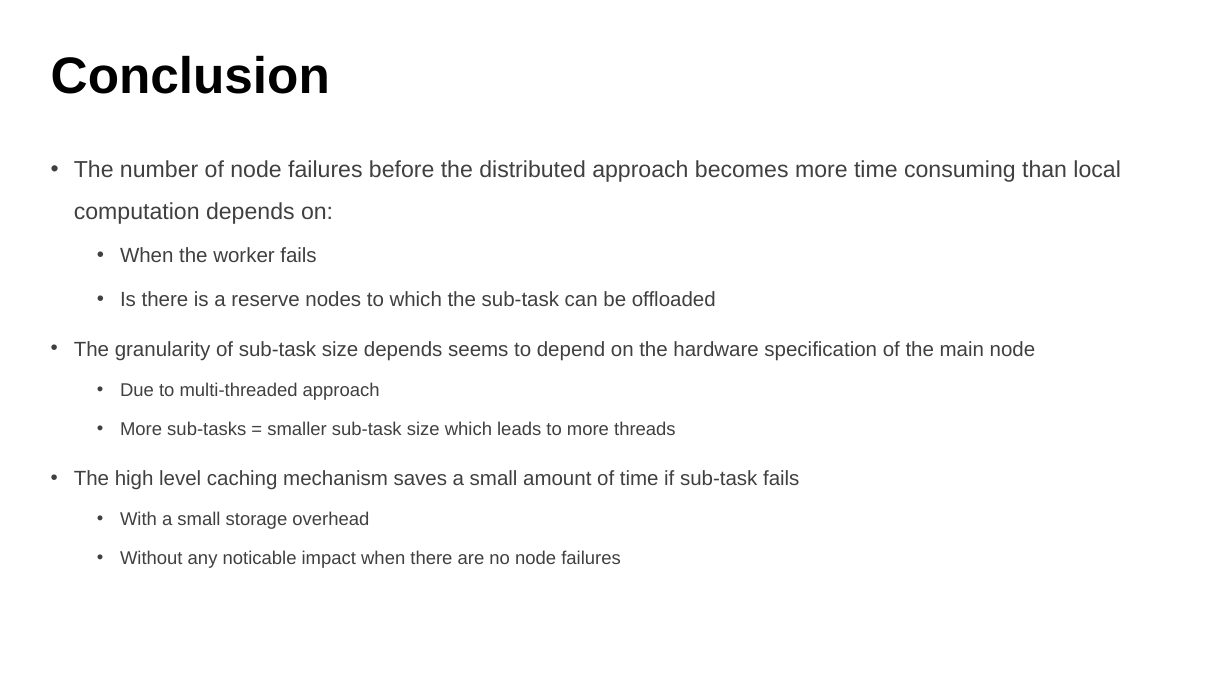
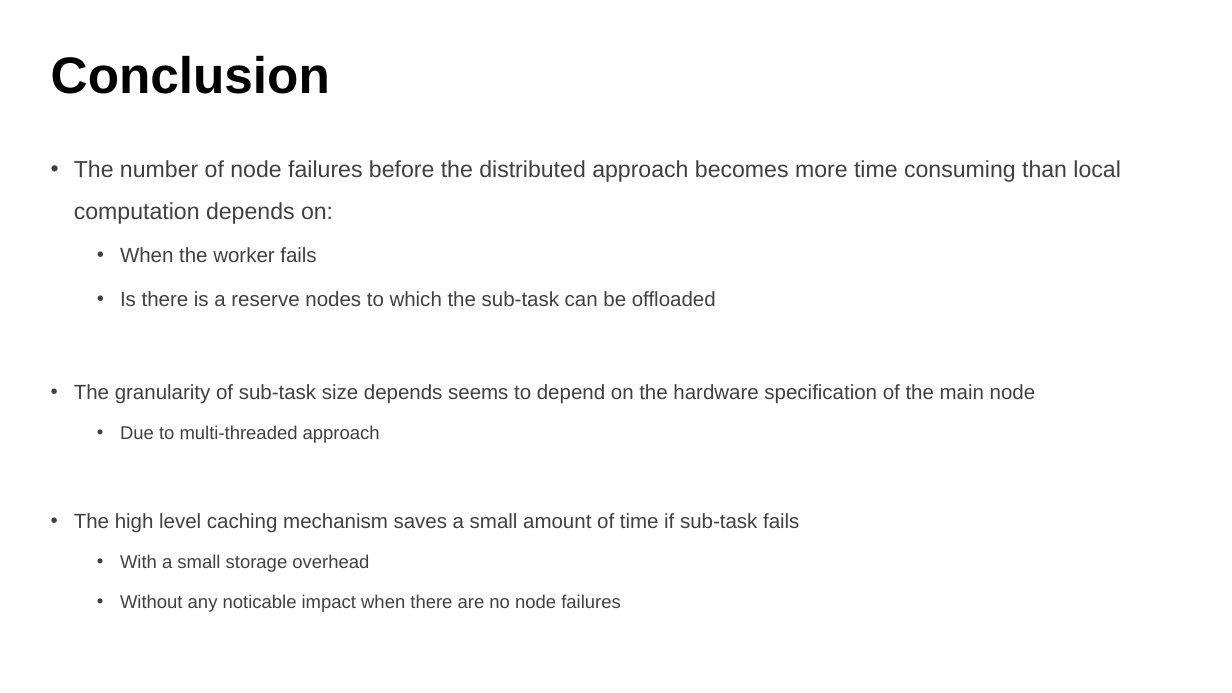
Before and after one commit to Nachiket27p/DistributedOffloading, a slide deck: slide 11 of proposal/presentation/finalPresentation.pptx (slide 12 before the commit). Drawn at 1232x693 pixels with LibreOffice and Linux fonts; fonts in the diff are those of the drawing. Boxes give left, top, right and bottom in pixels: in the first picture for what was removed or moved away, otherwise in the second. Text is boxed around its words. In the diff, an @@ line names an element or a change of style, - is before the commit and + after.

```diff
--- a/proposal/presentation/finalPresentation.pptx
+++ b/proposal/presentation/finalPresentation.pptx
@@ text at bbox=[120, 421, 676, 435]: paragraph removed @@
-  • More sub-tasks = smaller sub-task size which leads to more threads
```
Also in this commit, not shown: 2 other slides changed, 1 slide removed, 26 other files.
